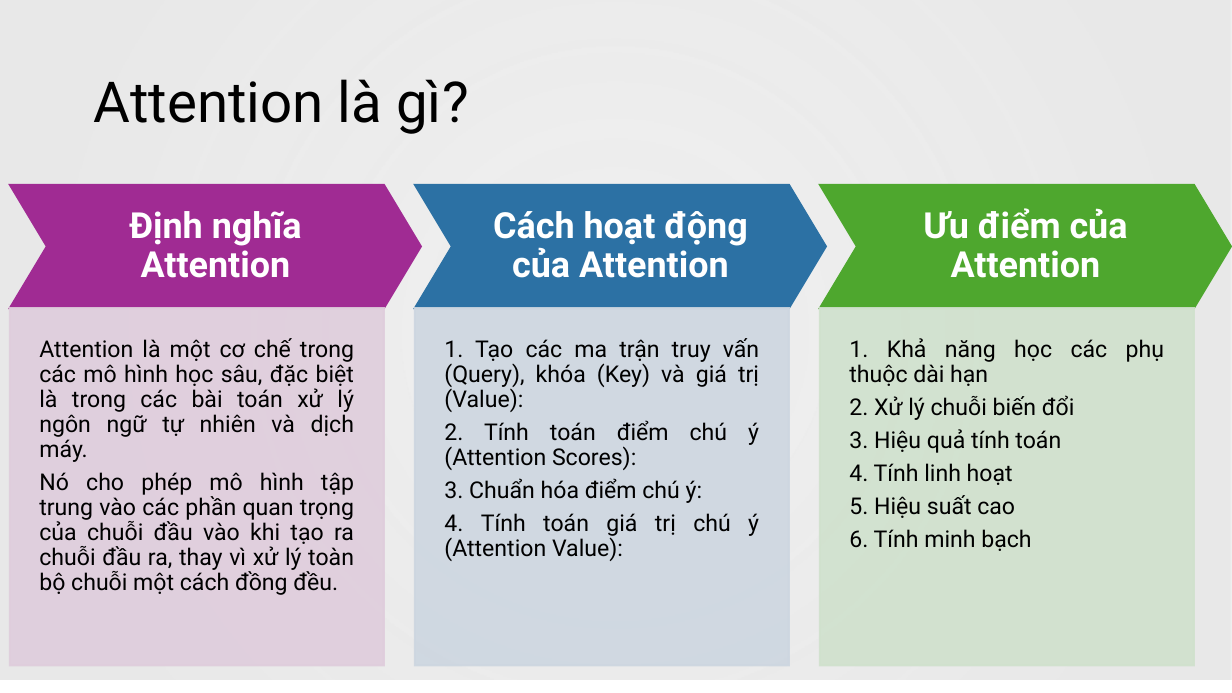
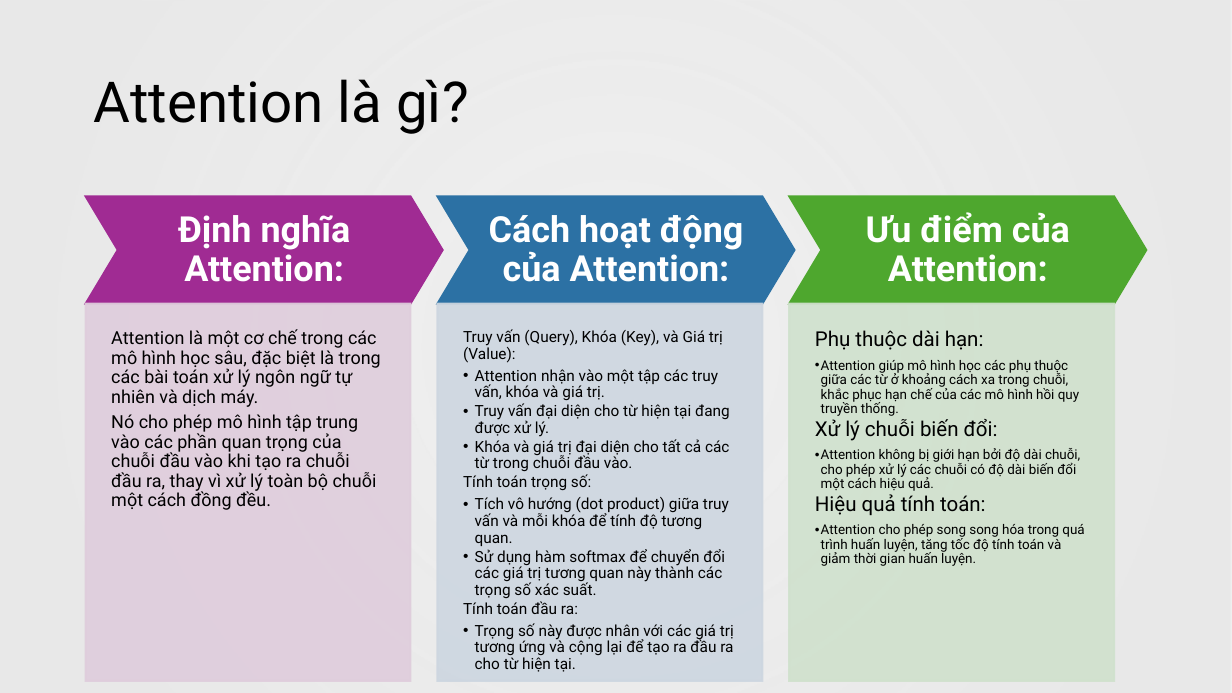
Before and after one commit to thanhtai9606/lab-master, a slide deck: slide 8 of lab/t5 deep learning/Attention Is All You Need.pptx. Drawn at 1232x693 pixels with LibreOffice and Linux fonts; fonts in the diff are those of the drawing; background and template pictures are left out. Boxes give left, top, right and bottom in pixels: in the first picture for what was removed or moved away, otherwise in the second. Text is boxed around its words. In the diff, an @@ line names an element or a change of style, - is before the commit and + after.

```diff
--- a/lab/t5 deep learning/Attention Is All You Need.pptx
+++ b/lab/t5 deep learning/Attention Is All You Need.pptx
@@ rectangle: place and size @@
-rectangle at [0, 0, 1232, 679]
+rectangle at [0, 0, 1232, 693]
@@ chevron: place and size @@
-chevron at [10, 185, 421, 308]
+chevron at [86, 197, 444, 304]
@@ chevron: place and size @@
-chevron at [415, 185, 826, 308]
+chevron at [437, 197, 795, 304]
@@ chevron: place and size @@
-chevron at [820, 185, 1231, 308]
+chevron at [789, 197, 1147, 304]
@@ text at [178, 215, 351, 282]: text changed @@
-Định nghĩa Attention
+Định nghĩa Attention:
@@ text at [489, 215, 744, 282]: text changed @@
-Cách hoạt động của Attention
+Cách hoạt động của Attention:
@@ text at [866, 212, 1070, 282]: text changed @@
-Ưu điểm của Attention
+Ưu điểm của Attention:
@@ text "Attention là một cơ chế ...": place and size @@
-text "Attention là một cơ chế ..." at [39, 338, 354, 595]
+text "Attention là một cơ chế ..." at [111, 329, 381, 510]
@@ text "Attention là một cơ chế ..." at [111, 329, 381, 510]: size 18 to 14 pt; alignment justified to left; less space between paragraphs @@
@@ rectangle: place and size @@
-rectangle at [10, 308, 384, 665]
+rectangle at [86, 304, 411, 682]
@@ rectangle: place and size @@
-rectangle at [415, 308, 789, 665]
+rectangle at [437, 304, 762, 682]
@@ text added at [463, 329, 734, 672], 12 pt, text #000000 @@
+Truy vấn (Query), Khóa (Key), và Giá trị (Value):
+  • Attention nhận vào một tập các truy vấn, khóa và giá trị.
+  • Truy vấn đại diện cho từ hiện tại đang được xử lý.
+  • Khóa và giá trị đại diện cho tất cả các từ trong chuỗi đầu vào.
+Tính toán trọng số:
+  • Tích vô hướng (dot product) giữa truy vấn và mỗi khóa để tính độ tương quan.
+  • Sử dụng hàm softmax để chuyển đổi các giá trị tương quan này thành các trọng số xác suất.
+Tính toán đầu ra:
+  • Trọng số này được nhân với các giá trị tương ứng và cộng lại để tạo ra đầu ra cho từ hiện tại.
@@ rectangle: place and size @@
-rectangle at [820, 308, 1194, 665]
+rectangle at [789, 304, 1115, 682]
@@ text removed at [444, 338, 759, 561] @@
-1. Tạo các ma trận truy vấn (Query), khóa (Key) và giá trị (Value):
-2. Tính toán điểm chú ý (Attention Scores):
-3. Chuẩn hóa điểm chú ý:
-4. Tính toán giá trị chú ý (Attention Value):
@@ text added at [815, 330, 1084, 566], 10.5 pt, text #000000 @@
+Phụ thuộc dài hạn:
+  • Attention giúp mô hình học các phụ thuộc giữa các từ ở khoảng cách xa trong chuỗi, khắc phục hạn chế của các mô hình hồi quy truyền thống.
+Xử lý chuỗi biến đổi:
+  • Attention không bị giới hạn bởi độ dài chuỗi, cho phép xử lý các chuỗi có độ dài biến đổi một cách hiệu quả.
+Hiệu quả tính toán:
+  • Attention cho phép song song hóa trong quá trình huấn luyện, tăng tốc độ tính toán và giảm thời gian huấn luyện.
@@ text removed at [849, 338, 1164, 551] @@
-1. Khả năng học các phụ thuộc dài hạn
-2. Xử lý chuỗi biến đổi
-3. Hiệu quả tính toán
-4. Tính linh hoạt
-5. Hiệu suất cao
-6. Tính minh bạch
```
Also in this commit, not shown: 13 other slides changed, 4 other files.
